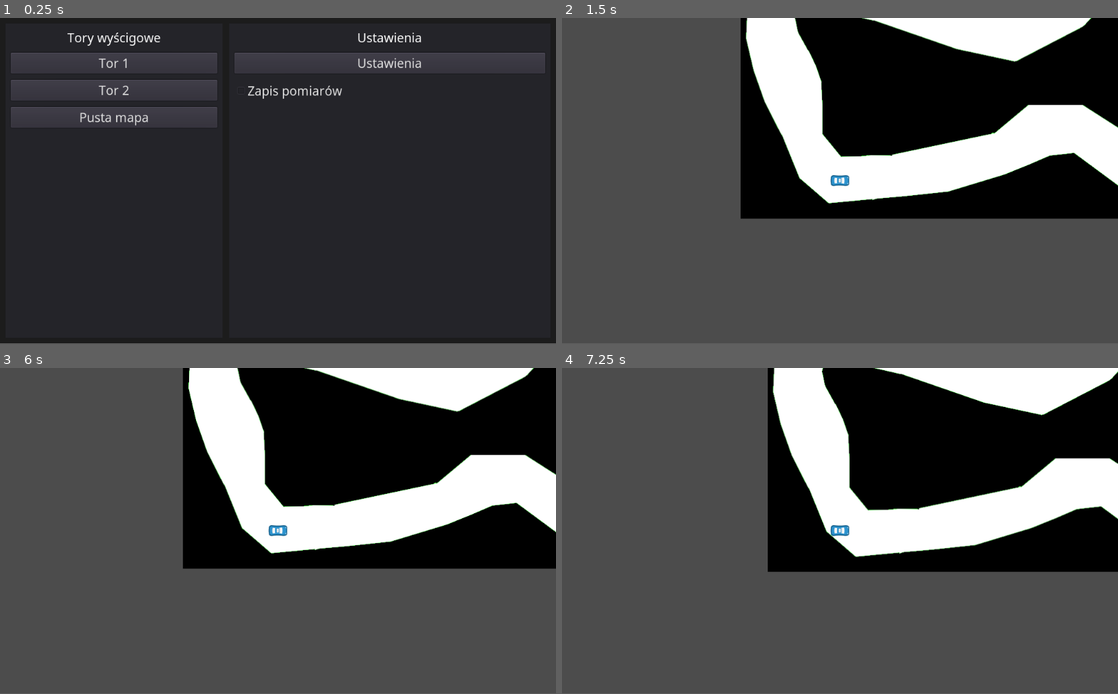
Above: before the commit, frames 1-4 (two rows, left to right).
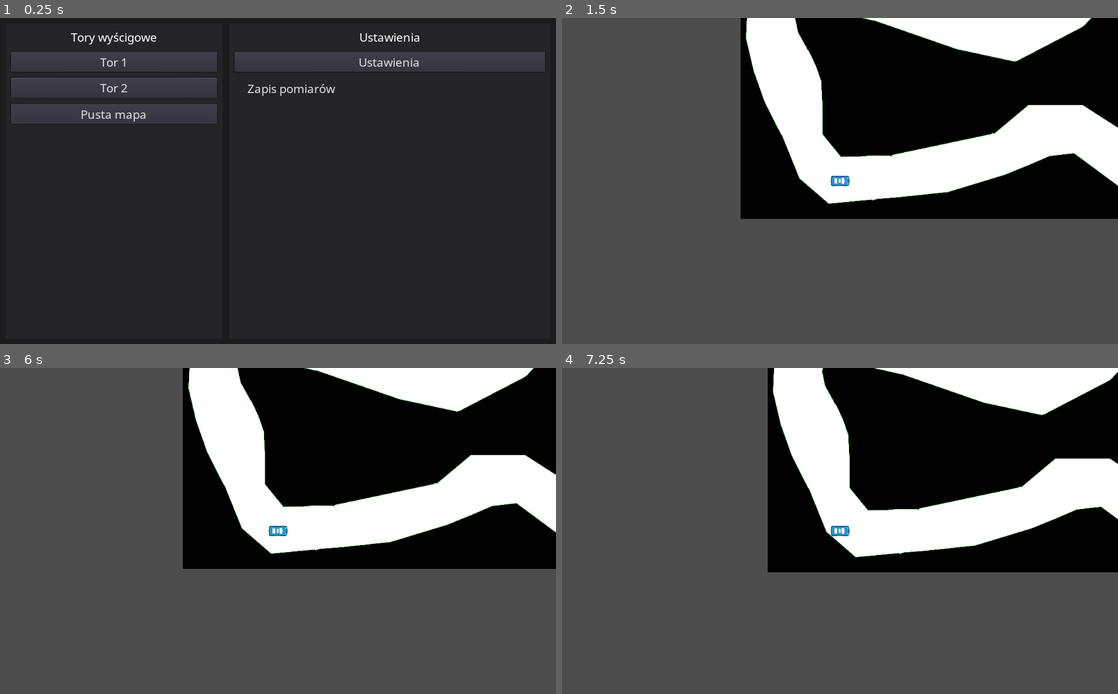
Above: after the commit, the same moments.

Repository: bolexpl/nn_race
Game: Godot game, scene res://src/MainMenu.tscn
The game is run twice, just before and just after one commit, with the same random seed, the same clock (stepped at 60 frames per second) and the same inputs.
Inputs (mouse positions are in pixels of both pictures, inside the frame that each line leads up to):
- Up to frame 1 (0.25 s): no input
- Up to frame 2 (1.5 s): click "Tor 1" at 0.5 s; tap Enter at 1.25 s; move the mouse to (962, 164) at 1.27 s; hold Right (ui_right) from 1.28 s (still down); click (962, 164) at 1.42 s
- Up to frame 3 (6 s): release Right (ui_right) at 2 s; tap Space at 2, 3.5, 5 s; drag from (166, 547) to (250, 596) at 2.02 s; tap Enter at 2.75, 4.25 s; move the mouse to (333, 459) at 2.77 s; hold Right (ui_right) 2.78-3.5 s; click (333, 459) at 2.92 s; drag from (250, 596) to (111, 482) at 3.52 s; move the mouse to (444, 579) at 4.27 s; hold Left (ui_left) 4.28-5 s; click (444, 579) at 4.42 s; drag from (111, 482) to (194, 449) at 5.02 s; move the mouse to (305, 531) at 5.77 s; hold Down (ui_down) from 5.78 s (still down); click (305, 531) at 5.92 s
- Up to frame 4 (7.25 s): release Down (ui_down) at 6.5 s; drag from (756, 449) to (728, 547) at 6.52 s
In our replay, the window is 800x468 before the commit and 800x469 after it. These sizes can differ from the game's own. Grey fills any space a smaller window leaves; there, only what the larger window draws over its background counts as a difference.

The runs differ from the first frame. In frame 1, 2.7% of the frame differs, in the area x 2-98%, y 4-34%; in frame 2, 0.7%; in frame 3, 0.7%; in frame 4, 0.8%.

Commit message:
a

Diff:
--- a/project.godot
+++ b/project.godot
@@ -22,6 +22,11 @@
 [autoload]
 
 Global="*res://src/global.gd"
+
+[display]
+
+window/stretch/mode="2d"
+window/stretch/aspect="expand"
 
 [gdnative]
 
--- a/control_gallery.tscn
+++ b/test/control_gallery.tscn
@@ -170,7 +170,7 @@
 anchor_right = 1.0
 anchor_bottom = 1.0
 margin_left = 4.0
-margin_top = 41.0
+margin_top = 32.0
 margin_right = -4.0
 margin_bottom = -4.0
 
--- /dev/null
+++ b/test/paint_control.gd
@@ -0,0 +1,252 @@
+extends Control
+
+# A constant for whether or not we're needing to undo a shape.
+const UNDO_MODE_SHAPE = -2
+# A constant for whether or not we can undo.
+const UNDO_NONE = -1
+# How large is the image (it's actually the size of DrawingAreaBG, because that's our background canvas).
+const IMAGE_SIZE = Vector2(930, 720)
+
+# Enums for the various modes and brush shapes that can be applied.
+enum BrushModes {
+	PENCIL,
+	ERASER,
+	CIRCLE_SHAPE,
+	RECTANGLE_SHAPE,
+}
+
+enum BrushShapes {
+	RECTANGLE,
+	CIRCLE,
+}
+
+# The top-left position of the canvas.
+var TL_node
+
+# A list to hold all of the dictionaries that make up each brush.
+var brush_data_list = []
+
+# A boolean to hold whether or not the mouse is inside the drawing area, the mouse position last _process call
+# and the position of the mouse when the left mouse button was pressed.
+var is_mouse_in_drawing_area = false
+var last_mouse_pos = Vector2()
+var mouse_click_start_pos = null
+
+# A boolean to tell whether we've set undo_elements_list_num, which holds the size of draw_elements_list
+# before a new stroke is added (unless the current brush mode is 'rectangle shape' or 'circle shape', in
+# which case we do things a litte differently. See the undo_stroke function for more details).
+var undo_set = false
+var undo_element_list_num = -1
+
+# The current brush settings: The mode, size, color, and shape we have currently selected.
+var brush_mode = BrushModes.PENCIL
+var brush_size = 32
+var brush_color = Color.black
+var brush_shape = BrushShapes.CIRCLE;
+
+# The color of the background. We need this for the eraser (see the how we handle the eraser
+# in the _draw function for more details).
+var bg_color = Color.white
+
+func _ready():
+	# Get the top left position node. We need this to find out whether or not the mouse is inside the canvas.
+	TL_node = get_node("TLPos")
+	set_process(true)
+
+
+func _process(_delta):
+	var mouse_pos = get_viewport().get_mouse_position()
+
+	# Check if the mouse is currently inside the canvas/drawing-area.
+	is_mouse_in_drawing_area = false
+	if mouse_pos.x > TL_node.global_position.x:
+		if mouse_pos.y > TL_node.global_position.y:
+			is_mouse_in_drawing_area = true
+
+	if Input.is_mouse_button_pressed(BUTTON_LEFT):
+		# If we do not have a position for when the mouse was first clicked, then this must
+		# be the first time is_mouse_button_pressed has been called since the mouse button was
+		# released, so we need to store the position.
+		if mouse_click_start_pos == null:
+			mouse_click_start_pos = mouse_pos
+
+		# If the mouse is inside the canvas and the mouse is 1px away from the position of the mouse last _process call.
+		if check_if_mouse_is_inside_canvas():
+			if mouse_pos.distance_to(last_mouse_pos) >= 1:
+				# If we are in pencil or eraser mode, then we need to draw.
+				if brush_mode == BrushModes.PENCIL or brush_mode == BrushModes.ERASER:
+					# If undo has not been set, meaning we've started a new stroke, then store the size of the
+					# draw_elements_list so we can undo from this point in time.
+					if undo_set == false:
+						undo_set = true
+						undo_element_list_num = brush_data_list.size()
+					# Add the brush object to draw_elements_array.
+					add_brush(mouse_pos, brush_mode)
+
+	else:
+		# We've finished our stroke, so we can set a new undo (if a new storke is made).
+		undo_set = false
+
+		# If the mouse is inside the canvas.
+		if check_if_mouse_is_inside_canvas():
+			# If we're using either the circle shape mode, or the rectangle shape mode, then
+			# add the brush object to draw_elements_array.
+			if brush_mode == BrushModes.CIRCLE_SHAPE or brush_mode == BrushModes.RECTANGLE_SHAPE:
+				add_brush(mouse_pos, brush_mode)
+				# We handle undo's differently than either pencil or eraser mode, so we need to set undo
+				# element_list_num to -2 so we can tell if we need to undo a shape. See undo_stroke for details.
+				undo_element_list_num = UNDO_MODE_SHAPE
+		# Since we've released the left mouse, we need to get a new mouse_click_start_pos next time
+		#is_mouse_button_pressed is true.
+		mouse_click_start_pos = null
+
+	# Store mouse_pos as last_mouse_pos now that we're done with _process.
+	last_mouse_pos = mouse_pos
+
+
+func check_if_mouse_is_inside_canvas():
+	# Make sure we have a mouse click starting position.
+	if mouse_click_start_pos != null:
+		# Make sure the mouse click starting position is inside the canvas.
+		# This is so if we start out click outside the canvas (say chosing a color from the color picker)
+		# and then move our mouse back into the canvas, it won't start painting.
+		if mouse_click_start_pos.x > TL_node.global_position.x:
+			if mouse_click_start_pos.y > TL_node.global_position.y:
+				# Make sure the current mouse position is inside the canvas.
+				if is_mouse_in_drawing_area:
+					return true
+	return false
+
+
+func undo_stroke():
+	# Only undo a stroke if we have one.
+	if undo_element_list_num == UNDO_NONE:
+		return
+
+	# If we are undoing a shape, then we can just remove the latest brush.
+	if undo_element_list_num == UNDO_MODE_SHAPE:
+		if brush_data_list.size() > 0:
+			brush_data_list.remove(brush_data_list.size() - 1)
+
+		# Now that we've undone a shape, we cannot undo again until another stoke is added.
+		undo_element_list_num = UNDO_NONE
+		# NOTE: if we only had shape brushes, then we could remove the above line and could let the user
+		# undo until we have a empty element list.
+
+	# Otherwise we're removing a either a pencil stroke or a eraser stroke.
+	else:
+		# Figure out how many elements/brushes we've added in the last stroke.
+		var elements_to_remove = brush_data_list.size() - undo_element_list_num
+		# Remove all of the elements we've added this in the last stroke.
+		#warning-ignore:unused_variable
+		for elment_num in range(0, elements_to_remove):
+			brush_data_list.pop_back()
+
+		# Now that we've undone a stoke, we cannot undo again until another stoke is added.
+		undo_element_list_num = UNDO_NONE
+
+	# Redraw the brushes
+	update()
+
+
+func add_brush(mouse_pos, type):
+	# Make new brush dictionary that will hold all of the data we need for the brush.
+	var new_brush = {}
+
+	# Populate the dictionary with values based on the global brush variables.
+	# We will override these as needed if the brush is a rectange or circle.
+	new_brush.brush_type = type
+	new_brush.brush_pos = mouse_pos
+	new_brush.brush_shape = brush_shape
+	new_brush.brush_size = brush_size
+	new_brush.brush_color = brush_color
+
+	# If the new bursh is a rectangle shape, we need to calculate the top left corner of the rectangle and the
+	# bottom right corner of the rectangle.
+	if type == BrushModes.RECTANGLE_SHAPE:
+		var TL_pos = Vector2()
+		var BR_pos = Vector2()
+
+		# Figure out the left and right positions of the corners and assign them to the proper variable.
+		if mouse_pos.x < mouse_click_start_pos.x:
+			TL_pos.x = mouse_pos.x
+			BR_pos.x = mouse_click_start_pos.x
+		else:
+			TL_pos.x = mouse_click_start_pos.x
+			BR_pos.x = mouse_pos.x
+
+		# Figure out the top and bottom positions of the corners and assign them to the proper variable.
+		if mouse_pos.y < mouse_click_start_pos.y:
+			TL_pos.y = mouse_pos.y
+			BR_pos.y = mouse_click_start_pos.y
+		else:
+			TL_pos.y = mouse_click_start_pos.y
+			BR_pos.y = mouse_pos.y
+
+		# Assign the positions to the brush.
+		new_brush.brush_pos = TL_pos
+		new_brush.brush_shape_rect_pos_BR = BR_pos
+
+	# If the brush isa circle shape, then we need to calculate the radius of the circle.
+	if type == BrushModes.CIRCLE_SHAPE:
+		# Get the center point inbetween the mouse position and the position of the mouse when we clicked.
+		var center_pos = Vector2((mouse_pos.x + mouse_click_start_pos.x) / 2, (mouse_pos.y + mouse_click_start_pos.y) / 2)
+		# Assign the brush position to the center point, and calculate the radius of the circle using the distance from
+		# the center to the top/bottom positon of the mouse.
+		new_brush.brush_pos = center_pos
+		new_brush.brush_shape_circle_radius = center_pos.distance_to(Vector2(center_pos.x, mouse_pos.y))
+
+	# Add the brush and update/draw all of the brushes.
+	brush_data_list.append(new_brush)
+	update()
+
+
+func _draw():
+	# Go through all of the brushes in brush_data_list.
+	for brush in brush_data_list:
+		match brush.brush_type:
+			BrushModes.PENCIL:
+				# If the brush shape is a rectangle, then we need to make a Rect2 so we can use draw_rect.
+				# Draw_rect draws a rectagle at the top left corner, using the scale for the size.
+				# So we offset the position by half of the brush size so the rectangle's center is at mouse position.
+				if brush.brush_shape == BrushShapes.RECTANGLE:
+					var rect = Rect2(brush.brush_pos - Vector2(brush.brush_size / 2, brush.brush_size / 2), Vector2(brush.brush_size, brush.brush_size))
+					draw_rect(rect, brush.brush_color)
+				# If the brush shape is a circle, then we draw a circle at the mouse position,
+				# making the radius half of brush size (so the circle is brush size pixels in diameter).
+				elif brush.brush_shape == BrushShapes.CIRCLE:
+					draw_circle(brush.brush_pos, brush.brush_size / 2, brush.brush_color)
+			BrushModes.ERASER:
+				# NOTE: this is a really cheap way of erasing that isn't really erasing!
+				# However, this gives similar results in a fairy simple way!
+
+				# Erasing works exactly the same was as pencil does for both the rectangle shape and the circle shape,
+				# but instead of using brush.brush_color, we instead use bg_color instead.
+				if brush.brush_shape == BrushShapes.RECTANGLE:
+					var rect = Rect2(brush.brush_pos - Vector2(brush.brush_size / 2, brush.brush_size / 2), Vector2(brush.brush_size, brush.brush_size))
+					draw_rect(rect, bg_color)
+				elif brush.brush_shape == BrushShapes.CIRCLE:
+					draw_circle(brush.brush_pos, brush.brush_size / 2, bg_color)
+			BrushModes.RECTANGLE_SHAPE:
+				# We make a Rect2 with the postion at the top left. To get the size we take the bottom right position
+				# and subtract the top left corner's position.
+				var rect = Rect2(brush.brush_pos, brush.brush_shape_rect_pos_BR - brush.brush_pos)
+				draw_rect(rect, brush.brush_color)
+			BrushModes.CIRCLE_SHAPE:
+				# We simply draw a circle using stored in brush.
+				draw_circle(brush.brush_pos, brush.brush_shape_circle_radius, brush.brush_color)
+
+
+func save_picture(path):
+	# Wait until the frame has finished before getting the texture.
+	yield(VisualServer, "frame_post_draw")
+
+	# Get the viewport image.
+	var img = get_viewport().get_texture().get_data()
+	# Crop the image so we only have canvas area.
+	var cropped_image = img.get_rect(Rect2(TL_node.global_position, IMAGE_SIZE))
+	# Flip the image on the Y-axis (it's flipped upside down by default).
+	cropped_image.flip_y()
+
+	# Save the image with the passed in path we got from the save dialog.
+	cropped_image.save_png(path)
--- /dev/null
+++ b/test/paint_root.tscn
@@ -0,0 +1,223 @@
+[gd_scene load_steps=5 format=2]
+
+[ext_resource path="res://test/paint_control.gd" type="Script" id=1]
+[ext_resource path="res://test/tools_panel.gd" type="Script" id=2]
+[ext_resource path="res://test/paint_tools.png" type="Texture" id=3]
+
+[sub_resource type="StyleBoxFlat" id=1]
+bg_color = Color( 1, 1, 1, 1 )
+
+[node name="PaintRoot" type="Control"]
+margin_right = 40.0
+margin_bottom = 40.0
+__meta__ = {
+"_edit_use_anchors_": false
+}
+
+[node name="DrawingAreaBG" type="Panel" parent="."]
+margin_left = 350.0
+margin_right = 1280.0
+margin_bottom = 720.0
+custom_styles/panel = SubResource( 1 )
+
+[node name="PaintControl" type="Control" parent="."]
+margin_right = 40.0
+margin_bottom = 40.0
+script = ExtResource( 1 )
+__meta__ = {
+"_edit_use_anchors_": false
+}
+
+[node name="TLPos" type="Position2D" parent="PaintControl"]
+position = Vector2( 350, 0 )
+
+[node name="ToolsPanel" type="Panel" parent="."]
+margin_right = 350.0
+margin_bottom = 720.0
+script = ExtResource( 2 )
+
+[node name="LabelTools" type="Label" parent="ToolsPanel"]
+margin_left = 20.0
+margin_top = 10.0
+margin_right = 330.0
+margin_bottom = 24.0
+text = "Selected tool: Pencil"
+align = 1
+
+[node name="ButtonToolPencil" type="Button" parent="ToolsPanel"]
+margin_left = 40.0
+margin_top = 40.0
+margin_right = 100.0
+margin_bottom = 100.0
+
+[node name="Sprite" type="Sprite" parent="ToolsPanel/ButtonToolPencil"]
+position = Vector2( 30, 30 )
+scale = Vector2( 2.5, 2.5 )
+texture = ExtResource( 3 )
+region_enabled = true
+region_rect = Rect2( 0, 0, 16, 16 )
+
+[node name="ButtonToolEraser" type="Button" parent="ToolsPanel"]
+margin_left = 110.0
+margin_top = 40.0
+margin_right = 170.0
+margin_bottom = 100.0
+
+[node name="Sprite" type="Sprite" parent="ToolsPanel/ButtonToolEraser"]
+position = Vector2( 30, 30 )
+scale = Vector2( 2.5, 2.5 )
+texture = ExtResource( 3 )
+region_enabled = true
+region_rect = Rect2( 16, 0, 16, 16 )
+
+[node name="ButtonToolRectangle" type="Button" parent="ToolsPanel"]
+margin_left = 180.0
+margin_top = 40.0
+margin_right = 240.0
+margin_bottom = 100.0
+
+[node name="Sprite" type="Sprite" parent="ToolsPanel/ButtonToolRectangle"]
+position = Vector2( 30, 30 )
+scale = Vector2( 2.5, 2.5 )
+texture = ExtResource( 3 )
+region_enabled = true
+region_rect = Rect2( 0, 16, 16, 16 )
+
+[node name="ButtonToolCircle" type="Button" parent="ToolsPanel"]
+margin_left = 250.0
+margin_top = 40.0
+margin_right = 310.0
+margin_bottom = 100.0
+
+[node name="Sprite" type="Sprite" parent="ToolsPanel/ButtonToolCircle"]
+position = Vector2( 30, 30 )
+scale = Vector2( 2.5, 2.5 )
+texture = ExtResource( 3 )
+region_enabled = true
+region_rect = Rect2( 16, 16, 16, 16 )
+
+[node name="LabelBrushColor" type="Label" parent="ToolsPanel"]
+margin_left = 20.0
+margin_top = 120.0
+margin_right = 330.0
+margin_bottom = 134.0
+text = "Current color"
+align = 1
+
+[node name="ColorPickerBrush" type="ColorPickerButton" parent="ToolsPanel"]
+margin_left = 20.0
+margin_top = 140.0
+margin_right = 330.0
+margin_bottom = 190.0
+
+[node name="BrushSettings" type="Control" parent="ToolsPanel"]
+margin_top = 200.0
+margin_right = 350.0
+margin_bottom = 375.0
+
+[node name="LabelBrushSize" type="Label" parent="ToolsPanel/BrushSettings"]
+margin_left = 20.0
+margin_top = 10.0
+margin_right = 330.0
+margin_bottom = 24.0
+text = "Brush size: 32px"
+align = 1
+
+[node name="HScrollBarBrushSize" type="HScrollBar" parent="ToolsPanel/BrushSettings"]
+margin_left = 20.0
+margin_top = 30.0
+margin_right = 330.0
+margin_bottom = 60.0
+min_value = 2.0
+step = 1.0
+value = 32.0
+
+[node name="LabelBrushShape" type="Label" parent="ToolsPanel/BrushSettings"]
+margin_left = 20.0
+margin_top = 80.0
+margin_right = 330.0
+margin_bottom = 94.0
+text = "Brush shape: Circle"
+align = 1
+
+[node name="ButtonShapeBox" type="Button" parent="ToolsPanel/BrushSettings"]
+margin_left = 100.0
+margin_top = 100.0
+margin_right = 160.0
+margin_bottom = 160.0
+
+[node name="Sprite" type="Sprite" parent="ToolsPanel/BrushSettings/ButtonShapeBox"]
+position = Vector2( 30, 30 )
+scale = Vector2( 2.5, 2.5 )
+texture = ExtResource( 3 )
+region_enabled = true
+region_rect = Rect2( 0, 16, 16, 16 )
+
+[node name="ButtonShapeCircle" type="Button" parent="ToolsPanel/BrushSettings"]
+margin_left = 190.0
+margin_top = 100.0
+margin_right = 250.0
+margin_bottom = 160.0
+
+[node name="Sprite" type="Sprite" parent="ToolsPanel/BrushSettings/ButtonShapeCircle"]
+position = Vector2( 30, 30 )
+scale = Vector2( 2.5, 2.5 )
+texture = ExtResource( 3 )
+region_enabled = true
+region_rect = Rect2( 16, 16, 16, 16 )
+
+[node name="LabelBackgroundColor" type="Label" parent="ToolsPanel"]
+margin_left = 20.0
+margin_top = 400.0
+margin_right = 330.0
+margin_bottom = 414.0
+text = "Background color"
+align = 1
+
+[node name="ColorPickerBackground" type="ColorPickerButton" parent="ToolsPanel"]
+margin_left = 20.0
+margin_top = 420.0
+margin_right = 330.0
+margin_bottom = 470.0
+color = Color( 1, 1, 1, 1 )
+edit_alpha = false
+
+[node name="LabelStats" type="Label" parent="ToolsPanel"]
+modulate = Color( 0.414062, 0.414062, 0.414062, 1 )
+margin_left = 20.0
+margin_top = 590.0
+margin_right = 330.0
+margin_bottom = 604.0
+text = "Brush objects: 00000"
+align = 1
+
+[node name="ButtonUndo" type="Button" parent="ToolsPanel"]
+margin_left = 10.0
+margin_top = 520.0
+margin_right = 340.0
+margin_bottom = 560.0
+text = "Undo last stroke"
+
+[node name="ButtonSave" type="Button" parent="ToolsPanel"]
+margin_left = 10.0
+margin_top = 620.0
+margin_right = 340.0
+margin_bottom = 660.0
+text = "Save picture"
+
+[node name="ButtonClear" type="Button" parent="ToolsPanel"]
+margin_left = 10.0
+margin_top = 670.0
+margin_right = 340.0
+margin_bottom = 710.0
+text = "Clear picture"
+
+[node name="SaveFileDialog" type="FileDialog" parent="."]
+margin_right = 600.0
+margin_bottom = 400.0
+window_title = "Zapisz plik"
+resizable = true
+access = 2
+filters = PoolStringArray( "*.png" )
+current_dir = "/home/bolek/sda6/home/Dokumenty/Godot/2D GD Paint Demo"
+current_path = "/home/bolek/sda6/home/Dokumenty/Godot/2D GD Paint Demo/"
--- /dev/null
+++ b/test/tools_panel.gd
@@ -0,0 +1,112 @@
+extends Panel
+
+onready var brush_settings = $BrushSettings
+onready var label_brush_size = brush_settings.get_node(@"LabelBrushSize")
+onready var label_brush_shape = brush_settings.get_node(@"LabelBrushShape")
+onready var label_stats = $LabelStats
+onready var label_tools = $LabelTools
+
+onready var _parent = get_parent()
+onready var save_dialog = _parent.get_node(@"SaveFileDialog")
+onready var paint_control = _parent.get_node(@"PaintControl")
+
+func _ready():
+	# warning-ignore-all:return_value_discarded
+	# Assign all of the needed signals for the oppersation buttons.
+	$ButtonUndo.connect("pressed", self, "button_pressed", ["undo_stroke"])
+	$ButtonSave.connect("pressed", self, "button_pressed", ["save_picture"])
+	$ButtonClear.connect("pressed", self, "button_pressed", ["clear_picture"])
+
+	# Assign all of the needed signals for the brush buttons.
+	$ButtonToolPencil.connect("pressed", self, "button_pressed", ["mode_pencil"])
+	$ButtonToolEraser.connect("pressed", self, "button_pressed", ["mode_eraser"])
+	$ButtonToolRectangle.connect("pressed", self, "button_pressed", ["mode_rectangle"])
+	$ButtonToolCircle.connect("pressed", self, "button_pressed", ["mode_circle"])
+	$BrushSettings/ButtonShapeBox.connect("pressed", self, "button_pressed", ["shape_rectangle"])
+	$BrushSettings/ButtonShapeCircle.connect("pressed", self, "button_pressed", ["shape_circle"])
+
+	# Assign all of the needed signals for the other brush settings (and ColorPickerBackground).
+	$ColorPickerBrush.connect("color_changed", self, "brush_color_changed")
+	$ColorPickerBackground.connect("color_changed", self, "background_color_changed")
+	$BrushSettings/HScrollBarBrushSize.connect("value_changed", self, "brush_size_changed")
+
+	# Assign the "file_selected" signal in SaveFileDialog.
+	save_dialog.connect("file_selected", self, "save_file_selected")
+
+	# Set physics process so we can update the status label.
+	set_physics_process(true)
+
+
+func _physics_process(_delta):
+	# Update the status label with the newest brush element count.
+	label_stats.text = "Brush objects: " + String(paint_control.brush_data_list.size())
+
+
+func button_pressed(button_name):
+	# If a brush mode button is pressed.
+	var tool_name = null
+	var shape_name = null
+
+	if button_name == "mode_pencil":
+		paint_control.brush_mode = paint_control.BrushModes.PENCIL
+		brush_settings.modulate = Color(1, 1, 1, 1)
+		tool_name = "Pencil"
+	elif button_name == "mode_eraser":
+		paint_control.brush_mode = paint_control.BrushModes.ERASER
+		brush_settings.modulate = Color(1, 1, 1, 1)
+		tool_name = "Eraser"
+	elif button_name == "mode_rectangle":
+		paint_control.brush_mode = paint_control.BrushModes.RECTANGLE_SHAPE
+		brush_settings.modulate = Color(1, 1, 1, 0.5)
+		tool_name = "Rectangle shape"
+	elif button_name == "mode_circle":
+		paint_control.brush_mode = paint_control.BrushModes.CIRCLE_SHAPE
+		brush_settings.modulate = Color(1, 1, 1, 0.5)
+		tool_name = "Circle shape"
+
+	# If a brush shape button is pressed
+	elif button_name == "shape_rectangle":
+		paint_control.brush_shape = paint_control.BrushShapes.RECTANGLE
+		shape_name = "Rectangle"
+	elif button_name == "shape_circle":
+		paint_control.brush_shape = paint_control.BrushShapes.CIRCLE
+		shape_name = "Circle";
+
+	# If a opperation button is pressed
+	elif button_name == "clear_picture":
+		paint_control.brush_data_list = []
+		paint_control.update()
+	elif button_name == "save_picture":
+		save_dialog.popup_centered()
+	elif button_name == "undo_stroke":
+		paint_control.undo_stroke()
+
+	# Update the labels (in case the brush mode or brush shape has changed).
+	if tool_name != null:
+		label_tools.text = "Selected tool: " + tool_name
+	if shape_name != null:
+		label_brush_shape.text = "Brush shape: " + shape_name
+
+
+func brush_color_changed(color):
+	# Change the brush color to whatever color the color picker is.
+	paint_control.brush_color = color
+
+
+func background_color_changed(color):
+	# Change the background color to whatever colorthe background color picker is.
+	get_parent().get_node("DrawingAreaBG").modulate = color
+	paint_control.bg_color = color
+	# Because of how the eraser works we also need to redraw the paint control.
+	paint_control.update()
+
+
+func brush_size_changed(value):
+	# Change the size of the brush, and update the label to reflect the new value.
+	paint_control.brush_size = ceil(value)
+	label_brush_size.text = "Brush size: " + String(ceil(value)) + "px"
+
+
+func save_file_selected(path):
+	# Call save_picture in paint_control, passing in the path we recieved from SaveFileDialog.
+	paint_control.save_picture(path)
Not shown: 2 places in test/control_gallery.tscn that only renumber resources
Binary file added: test/paint_tools.png
Not shown, added: test/paint_tools.png.import
